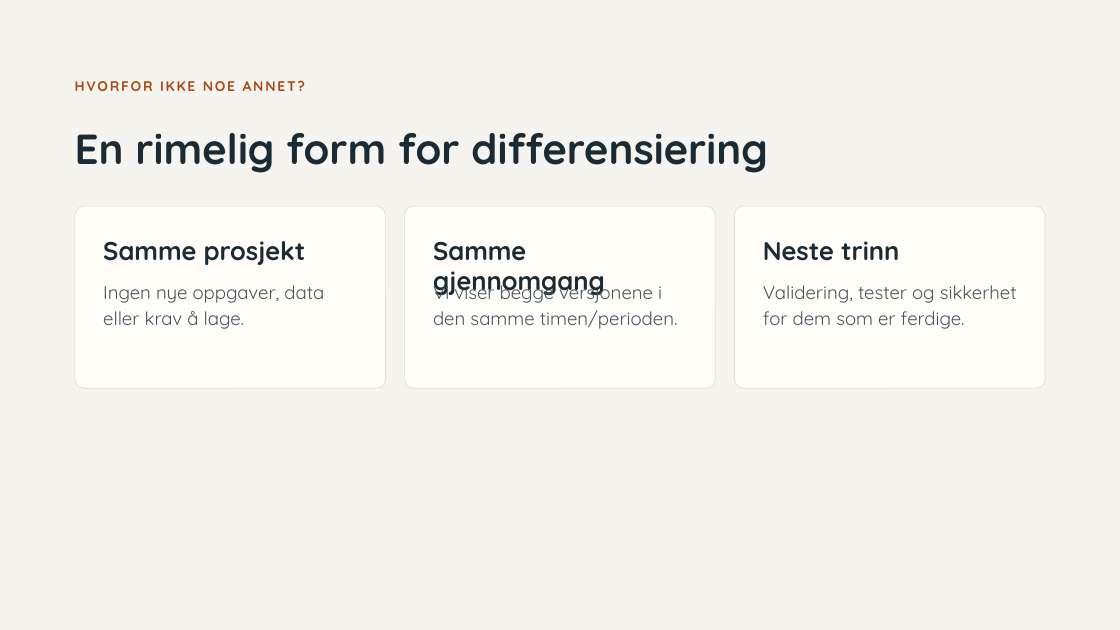
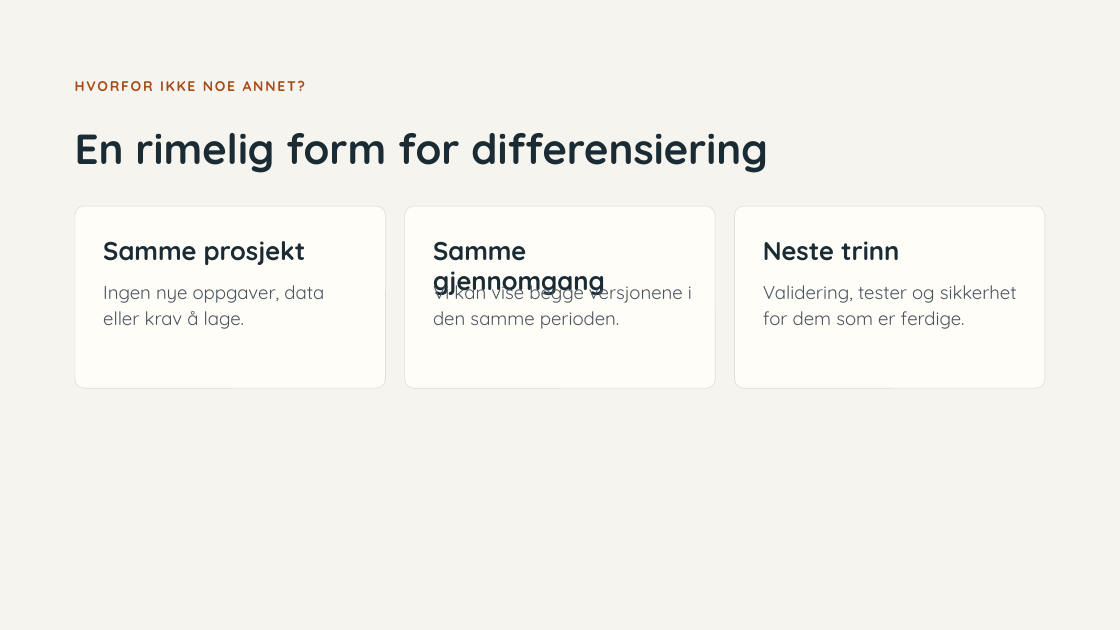
Before and after one commit to hausnes/webutvikling, a slide deck: slide 11 of guider/databaser/fjelltur-eksempel-typescript-fullpakke/presentasjon - TS som differensiering.pptx. Drawn at 1120x630 pixels with LibreOffice and Linux fonts; fonts in the diff are those of the drawing. Boxes give left, top, right and bottom in pixels: in the first picture for what was removed or moved away, otherwise in the second. Text is boxed around its words. In the diff, an @@ line names an element or a change of style, - is before the commit and + after.

Commit message:
Oppdatert presentasjon

```diff
--- a/guider/databaser/fjelltur-eksempel-typescript-fullpakke/presentasjon - TS som differensiering.pptx
+++ b/guider/databaser/fjelltur-eksempel-typescript-fullpakke/presentasjon - TS som differensiering.pptx
@@ text at (x1=433, y1=279, x2=692, y2=329): text changed @@
-Vi viser begge versjonene i den samme timen/perioden.
+Vi kan vise begge versjonene i den samme perioden.
```
